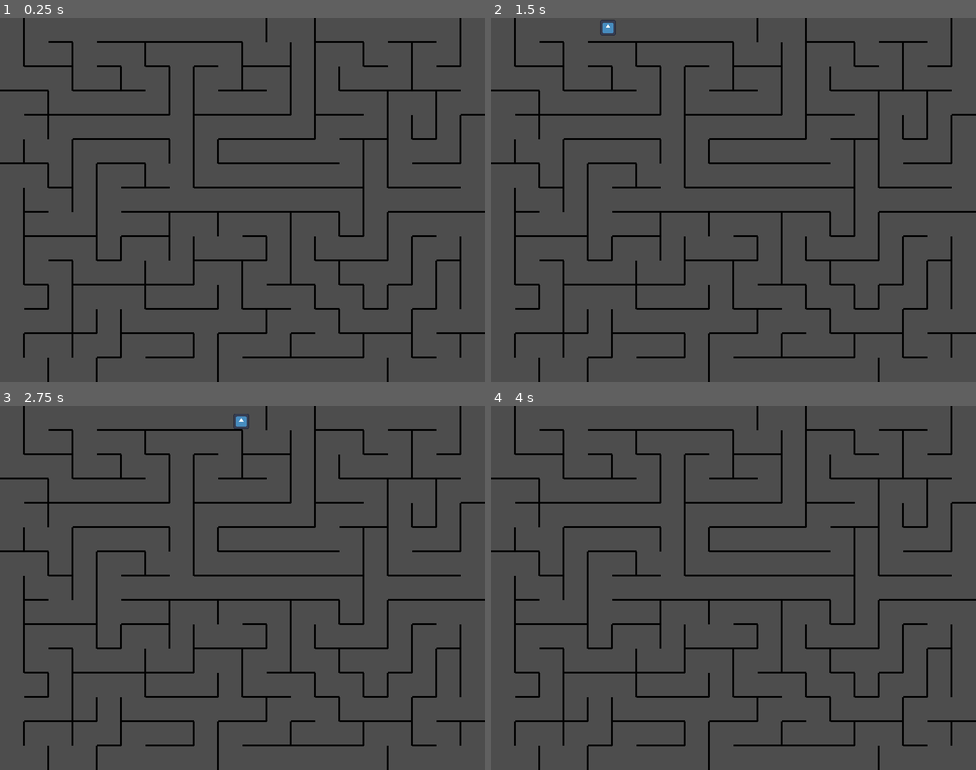
Above: before the commit, frames 1-4 (two rows, left to right).
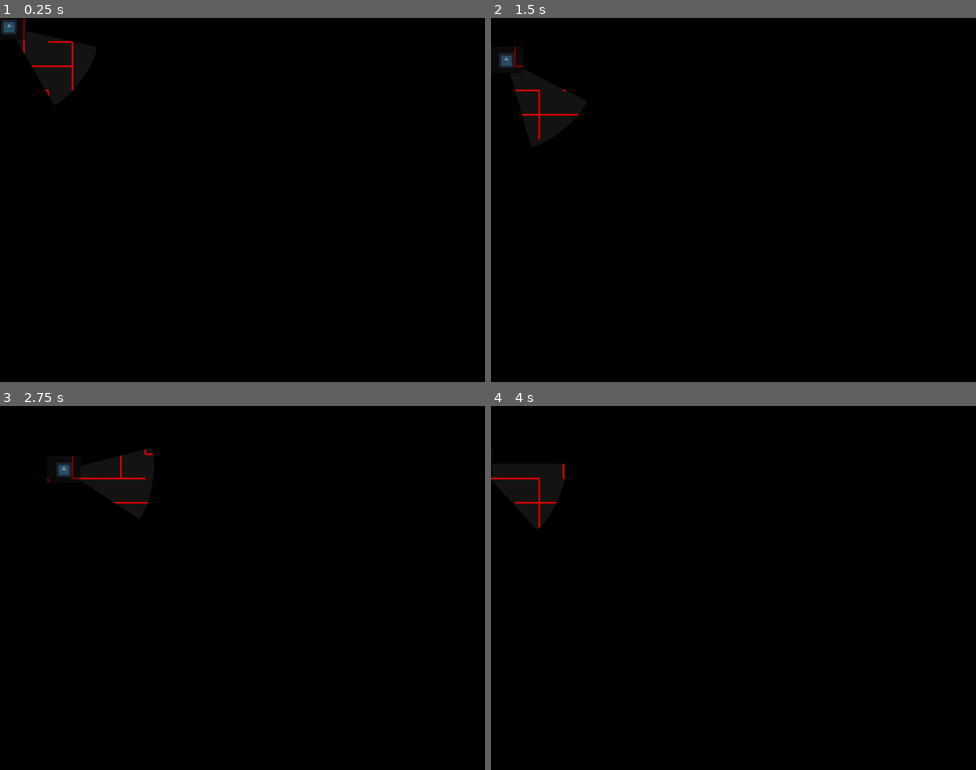
Above: after the commit, the same moments.

Repository: TomkoSK/maze-minigame
Game: Godot game, scene res://Main.tscn
Same seed, same stepped clock (60 frames per second), same inputs: the game is played once before the commit and once after it. The engine's default icon, where the game draws it, is replaced by a stand-in: a white triangle on a blue panel in a dark square.
Inputs (mouse positions are in pixels of both pictures, inside the frame that each line leads up to):
- Up to frame 1 (0.25 s): no input
- Up to frame 2 (1.5 s): tap Enter at 0.5 s; move the mouse to (840, 181) at 0.52 s; hold D (right) 0.53-1.28 s; tap Space at 1.25 s; move the mouse to (636, 218) at 1.27 s; hold S (down) from 1.28 s (still down)
- Up to frame 3 (2.75 s): tap Enter at 2 s; move the mouse to (291, 507) at 2.02 s; release S (down) at 2.03 s; hold D (right) from 2.03 s (still down)
- Up to frame 4 (4 s): move the mouse to (709, 660) at 2.77 s; release D (right) at 2.78 s; hold W (up) 2.78-3.53 s; tap Space at 3.5 s; move the mouse to (879, 642) at 3.52 s; hold A (left) from 3.53 s (still down)

The runs differ from the first frame. In frame 1, 94% of the frame differs, in the area x 0-100%, y 0-100%; in frame 2, 94%; in frame 3, 94%; in frame 4, 94%.

Commit message:
dorm commit

Diff:
--- a/Main.tscn
+++ b/Main.tscn
@@ -1,14 +1,35 @@
-[gd_scene load_steps=3 format=3 uid="uid://do4gjc6blpi8v"]
+[gd_scene load_steps=5 format=3 uid="uid://do4gjc6blpi8v"]
 
 [ext_resource type="PackedScene" uid="uid://djfyvo87iv3jf" path="res://Player.tscn" id="1_y7pjd"]
+[ext_resource type="Texture2D" uid="uid://ce76jcx5nlrgd" path="res://white.png" id="3_fjeeh"]
 [ext_resource type="Script" path="res://MazeManager.gd" id="3_x3t4f"]
+
+[sub_resource type="OccluderPolygon2D" id="OccluderPolygon2D_rndm0"]
+polygon = PackedVector2Array(103, 28, 103, 0, 115, 12)
 
 [node name="Main" type="Node2D"]
 
 [node name="Player" parent="." instance=ExtResource("1_y7pjd")]
-position = Vector2(-32, -39)
+position = Vector2(15, 15)
 motion_mode = 1
 SPEED = 300
 
 [node name="MazeManager" type="Node2D" parent="."]
 script = ExtResource("3_x3t4f")
+
+[node name="LineObject" type="Node2D" parent="MazeManager"]
+
+[node name="BgSprite" type="Sprite2D" parent="."]
+self_modulate = Color(0.0768358, 0.0768358, 0.0768358, 1)
+z_index = -15
+position = Vector2(395, 332)
+scale = Vector2(26.825, 19.925)
+texture = ExtResource("3_fjeeh")
+
+[node name="CanvasModulate" type="CanvasModulate" parent="."]
+position = Vector2(441, 183)
+color = Color(0, 0, 0, 1)
+
+[node name="LightOccluder2D" type="LightOccluder2D" parent="."]
+position = Vector2(1, 1)
+occluder = SubResource("OccluderPolygon2D_rndm0")
--- a/MazeManager.gd
+++ b/MazeManager.gd
@@ -95,7 +95,6 @@
 			line.add_point(Vector2(tile.x+20, tile.y-20))
 			line.add_point(Vector2(tile.x+20, tile.y+20))
 			line.width = 3
-			line.default_color = Color(0, 0, 0, 1)
 			var shape = RectangleShape2D.new()
 			shape.set_size(Vector2(3, 40))
 			var collider = CollisionShape2D.new()
@@ -104,13 +103,12 @@
 			staticbody.add_child(collider)
 			staticbody.set_position(Vector2(tile.x+20, tile.y))
 			line.add_child(staticbody)
-			add_child(line)
+			$LineObject.add_child(line)
 		if(tile.bottomWall):
 			var line = Line2D.new()
 			line.add_point(Vector2(tile.x-20, tile.y+20))
 			line.add_point(Vector2(tile.x+20, tile.y+20))
 			line.width = 3
-			line.default_color = Color(0, 0, 0, 1)
 			var shape = RectangleShape2D.new()
 			shape.set_size(Vector2(40, 3))
 			var collider = CollisionShape2D.new()
@@ -119,4 +117,14 @@
 			staticbody.add_child(collider)
 			staticbody.set_position(Vector2(tile.x, tile.y+20))
 			line.add_child(staticbody)
-			add_child(line)
+			$LineObject.add_child(line)
+		$LineObject.modulate = Color(0.8, 0, 0, 1)
+
+func pulseLines():
+	var tween = create_tween()
+	tween.tween_property($LineObject, "modulate", Color(0.8, 0, 0, 1), 1.6).set_trans(Tween.TRANS_LINEAR)
+	await get_tree().create_timer(1.7).timeout
+	tween = create_tween()
+	tween.tween_property($LineObject, "modulate", Color(0.4, 0, 0, 1), 1.6).set_trans(Tween.TRANS_LINEAR)
+	await get_tree().create_timer(3.5).timeout
+	pulseLines()
--- a/Player.gd
+++ b/Player.gd
@@ -5,5 +5,8 @@
 func _process(_delta):
 	velocity = Input.get_vector("left", "right", "up", "down")*SPEED
 
+	var cursorPos = get_viewport().get_mouse_position()
+	$Flashlight.rotation = position.direction_to(cursorPos).angle()
+
 func _physics_process(_delta):
 	move_and_slide()
--- a/Player.tscn
+++ b/Player.tscn
@@ -1,7 +1,9 @@
-[gd_scene load_steps=4 format=3 uid="uid://djfyvo87iv3jf"]
+[gd_scene load_steps=6 format=3 uid="uid://djfyvo87iv3jf"]
 
 [ext_resource type="Script" path="res://Player.gd" id="1_pb76f"]
 [ext_resource type="Texture2D" uid="uid://ba2vdnscmq6cj" path="res://icon.svg" id="2_i7nb4"]
+[ext_resource type="Texture2D" uid="uid://djldn114xblto" path="res://light.png" id="3_uxni6"]
+[ext_resource type="Texture2D" uid="uid://ce76jcx5nlrgd" path="res://white.png" id="4_atyy1"]
 
 [sub_resource type="RectangleShape2D" id="RectangleShape2D_7jywd"]
 size = Vector2(26, 26)
@@ -15,3 +17,16 @@
 [node name="Sprite2D" type="Sprite2D" parent="."]
 scale = Vector2(0.2, 0.2)
 texture = ExtResource("2_i7nb4")
+
+[node name="Flashlight" type="PointLight2D" parent="."]
+scale = Vector2(0.185714, 0.151429)
+shadow_enabled = true
+texture = ExtResource("3_uxni6")
+texture_scale = 1.6
+
+[node name="PlayerLight" type="PointLight2D" parent="."]
+position = Vector2(4.76837e-07, -1)
+scale = Vector2(1.4, 1.1)
+energy = 0.54
+blend_mode = 2
+texture = ExtResource("4_atyy1")
Binary file added: light.png
Not shown, added: light.png.import
